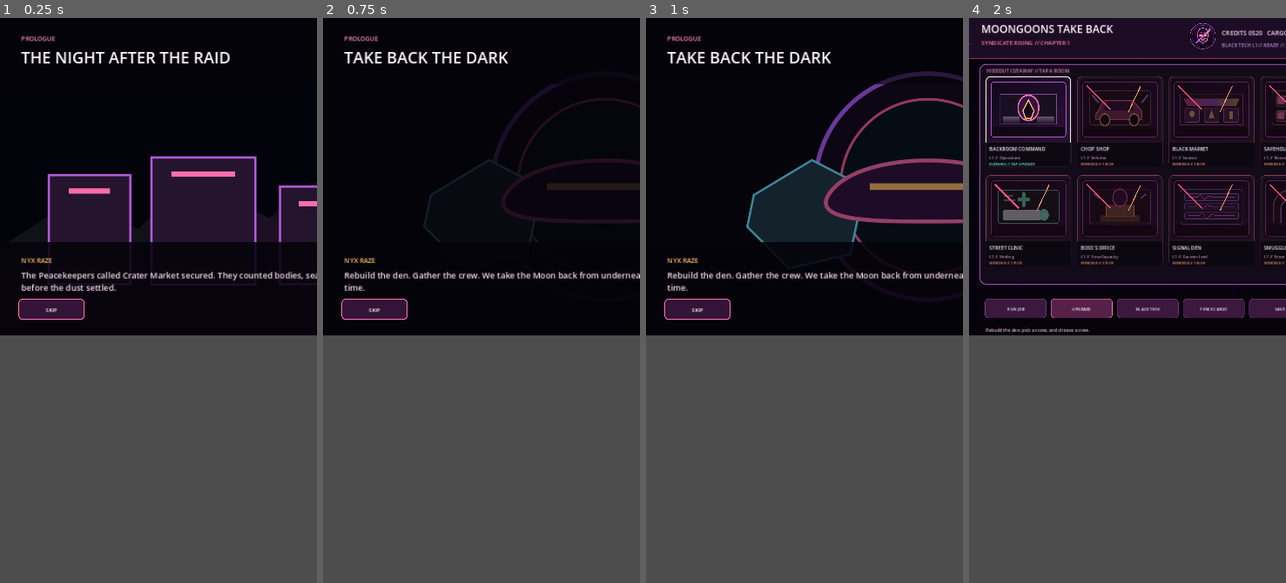
Above: before the commit, frames 1-4 (left to right).
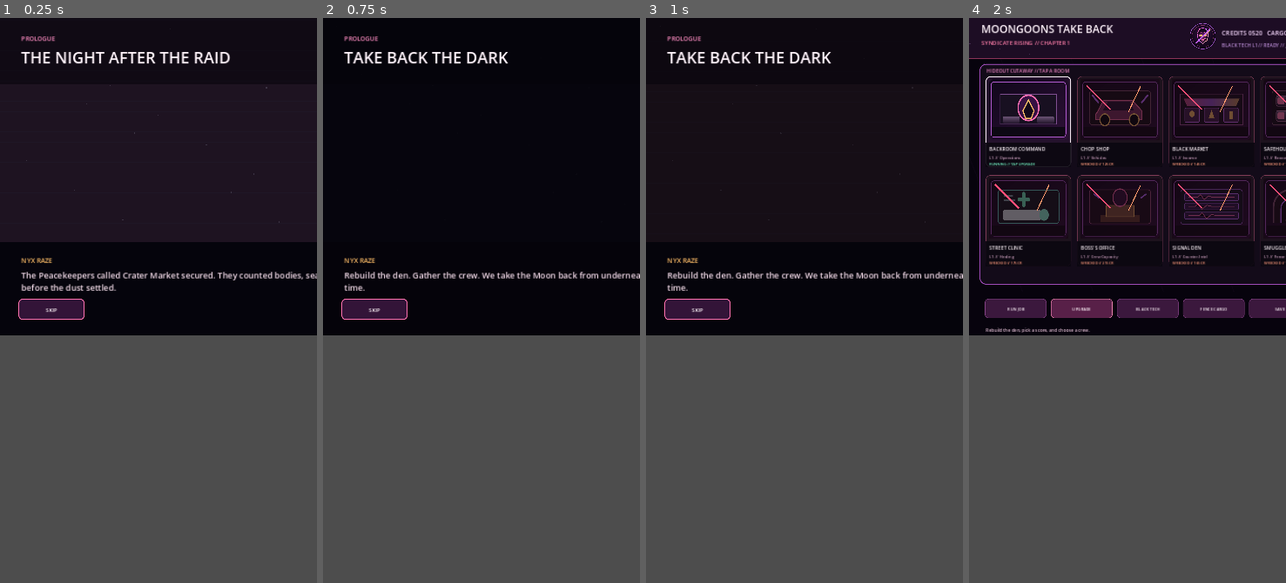
Above: after the commit, the same moments.

Repository: POTD725/MoonGoons-Take-Back
Game: Godot game, scene res://scenes/SyndicateCutscene.tscn
Two runs of this game, one before a commit and one after it. Both use one fixed random seed, a clock stepped at 60 frames per second and the inputs below. This scene is started directly instead of the project's main scene.
Inputs (mouse positions are in pixels of both pictures, inside the frame that each line leads up to):
- Up to frame 1 (0.25 s): no input
- Up to frame 2 (0.75 s): tap Enter at 0.5 s; move the mouse to (551, 272) at 0.52 s; hold D from 0.53 s (still down); tap Q at 0.6 s; click (551, 272) at 0.67 s
- Up to frame 3 (1 s): keep holding D; tap Space at 0.77 s
- Up to frame 4 (2 s): release D at 1.25 s; drag from (1064, 328) to (1111, 413) at 1.27 s

The runs differ from the first frame. In frame 1, 19% of the frame differs, in the area x 0-100%, y 1-40%; in frame 2, 1.5%; in frame 3, 2.2%; in frame 4, nothing differs.

Commit message:
Match Syndicate cutscenes to the new station artwork

Diff:
--- a/scripts/syndicate_cutscene.gd
+++ b/scripts/syndicate_cutscene.gd
@@ -1,22 +1,27 @@
 extends Node2D
-## Illustrated story cutscenes for Syndicate Rising.
+## Shared MoonGoons story cutscenes using the same approved orbital-station
+## artwork, lighting, parallax, and transition language as Take Back.
 
-const VIEW: Vector2 = Vector2(1280.0, 720.0)
-const PANELS: Array[Texture2D] = [
-	preload("res://assets/syndicate/cutscenes/crater_market_falls.svg"),
-	preload("res://assets/syndicate/cutscenes/ghost_key_network.svg"),
-	preload("res://assets/syndicate/cutscenes/take_back_dark.svg")
+const VIEW := Vector2(1280.0, 720.0)
+const PANEL_PATHS: Array[String] = [
+	"res://assets/generated/cinematics/crater_market_blackout.svg",
+	"res://assets/generated/cinematics/ghost_key_heist.svg",
+	"res://assets/generated/cinematics/syndicate_assault.svg",
+	"res://assets/generated/cinematics/victory_reclaim.svg"
 ]
 
+var panels: Array[Texture2D] = []
 var cutscene_id: String = "prologue"
 var frames: Array[Dictionary] = []
 var frame_index: int = 0
 var frame_clock: float = 0.0
 var transition: float = 1.0
-var button_next: Rect2 = Rect2(1018.0, 636.0, 218.0, 48.0)
-var button_skip: Rect2 = Rect2(42.0, 636.0, 150.0, 48.0)
+var button_next := Rect2(1018.0, 636.0, 218.0, 48.0)
+var button_skip := Rect2(42.0, 636.0, 150.0, 48.0)
 
 func _ready() -> void:
+	for path: String in PANEL_PATHS:
+		panels.append(load(path) as Texture2D)
 	cutscene_id = SyndicateState.pending_cutscene
 	if cutscene_id.is_empty():
 		cutscene_id = "prologue" if not SyndicateState.intro_seen else "ghost_key"
@@ -33,14 +38,14 @@
 	queue_redraw()
 
 func _input(event: InputEvent) -> void:
-	var position: Vector2 = Vector2.ZERO
-	var pressed: bool = false
+	var position := Vector2.ZERO
+	var pressed := false
 	if event is InputEventMouseButton:
-		var mouse_event: InputEventMouseButton = event as InputEventMouseButton
+		var mouse_event := event as InputEventMouseButton
 		position = mouse_event.position
 		pressed = mouse_event.button_index == MOUSE_BUTTON_LEFT and mouse_event.pressed
 	elif event is InputEventScreenTouch:
-		var touch_event: InputEventScreenTouch = event as InputEventScreenTouch
+		var touch_event := event as InputEventScreenTouch
 		position = touch_event.position
 		pressed = touch_event.pressed
 	if not pressed:
@@ -73,32 +78,70 @@
 	if frames.is_empty():
 		return
 	var frame: Dictionary = frames[clampi(frame_index, 0, frames.size() - 1)]
-	var panel_index: int = int(frame.get("panel", 0))
-	draw_texture_rect(PANELS[clampi(panel_index, 0, PANELS.size() - 1)], Rect2(Vector2.ZERO, VIEW), false)
-	draw_rect(Rect2(0.0, 0.0, VIEW.x, 150.0), Color("05030a", 0.62), true)
-	draw_rect(Rect2(0.0, 508.0, VIEW.x, 212.0), Color("05030a", 0.88), true)
-	draw_rect(Rect2(Vector2.ZERO, VIEW), Color("05030a", 1.0 - transition), true)
-	var chapter: String = String(frame.get("chapter", "SYNDICATE RISING"))
-	var title: String = String(frame.get("title", "THE DARK SIDE"))
-	var speaker: String = String(frame.get("speaker", "NYX RAZE"))
-	var text: String = String(frame.get("text", ""))
+	var panel_index := clampi(int(frame.get("panel", 0)), 0, panels.size() - 1)
+	_draw_panel_art(panel_index)
+	_draw_motion(panel_index)
+	draw_rect(Rect2(0.0, 0.0, VIEW.x, 150.0), Color("05030a", 0.54), true)
+	draw_rect(Rect2(0.0, 508.0, VIEW.x, 212.0), Color("05030a", 0.91), true)
+	if transition < 1.0:
+		draw_rect(Rect2(Vector2.ZERO, VIEW), Color("05030a", 1.0 - transition), true)
+	var chapter := String(frame.get("chapter", "SYNDICATE RISING"))
+	var title := String(frame.get("title", "THE DARK SIDE"))
+	var speaker := String(frame.get("speaker", "NYX RAZE"))
+	var text := String(frame.get("text", ""))
 	draw_string(ThemeDB.fallback_font, Vector2(48.0, 52.0), chapter, HORIZONTAL_ALIGNMENT_LEFT, 700.0, 14, Color("ff8dc3"))
 	draw_string(ThemeDB.fallback_font, Vector2(48.0, 103.0), title, HORIZONTAL_ALIGNMENT_LEFT, 1040.0, 36, Color("fff4fb"))
 	draw_string(ThemeDB.fallback_font, Vector2(48.0, 555.0), speaker, HORIZONTAL_ALIGNMENT_LEFT, 300.0, 15, Color("ffbe68"))
 	_draw_wrapped_text(text, Vector2(48.0, 590.0), 890.0, 19, Color("f4dce9"))
-	var progress: String = "%d / %d" % [frame_index + 1, frames.size()]
+	var progress := "%d / %d" % [frame_index + 1, frames.size()]
 	draw_string(ThemeDB.fallback_font, Vector2(913.0, 555.0), progress, HORIZONTAL_ALIGNMENT_RIGHT, 300.0, 12, Color("b38ca7"))
 	_draw_button(button_skip, "SKIP")
 	_draw_button(button_next, "CONTINUE" if frame_index < frames.size() - 1 else "ENTER HIDEOUT")
 
+func _draw_panel_art(panel_index: int) -> void:
+	var texture: Texture2D = panels[panel_index] if panel_index < panels.size() else null
+	if texture == null:
+		draw_rect(Rect2(Vector2.ZERO, VIEW), Color("071522"), true)
+		return
+	var zoom := 1.03 + sin(frame_clock * 0.14) * 0.012
+	var render_size := VIEW * zoom
+	var drift := Vector2(sin(frame_clock * 0.22) * 18.0, cos(frame_clock * 0.16) * 8.0)
+	if panel_index == 2:
+		drift += Vector2(sin(frame_clock * 8.0) * 4.0, cos(frame_clock * 7.0) * 3.0)
+	draw_texture_rect(texture, Rect2((VIEW - render_size) * 0.5 + drift, render_size), false)
+
+func _draw_motion(panel_index: int) -> void:
+	for index in range(34):
+		var x := fmod(float(index * 109 + 31) + frame_clock * (3.0 + index % 5), VIEW.x)
+		var y := fmod(float(index * 67 + 19), 500.0)
+		draw_circle(Vector2(x, y), 0.8 + index % 3 * 0.45, Color(0.78, 0.92, 1.0, 0.18))
+	if panel_index == 0:
+		var alarm := maxf(0.0, sin(frame_clock * 5.2)) * 0.13
+		draw_rect(Rect2(0.0, 0.0, VIEW.x, 508.0), Color(0.75, 0.02, 0.10, alarm), true)
+	elif panel_index == 1:
+		for ring in range(5):
+			var radius := 50.0 + ring * 32.0 + fmod(frame_clock * 16.0, 32.0)
+			draw_arc(Vector2(640.0, 330.0), radius, 0.0, TAU, 56, Color(0.95, 0.34, 0.70, 0.18), 2.0)
+	elif panel_index == 2:
+		var flash := maxf(0.0, sin(frame_clock * 4.1)) * 0.12
+		draw_rect(Rect2(0.0, 0.0, VIEW.x, 508.0), Color(1.0, 0.12, 0.08, flash), true)
+	elif panel_index == 3:
+		for index in range(18):
+			var px := 100.0 + fmod(index * 149.0 + frame_clock * 7.0, 1080.0)
+			var py := 80.0 + fmod(index * 83.0, 390.0)
+			draw_circle(Vector2(px, py), 1.4, Color("ffd477", 0.42))
+	for index in range(23):
+		var scan_y := fmod(float(index * 23) + frame_clock * 20.0, 508.0)
+		draw_line(Vector2(0.0, scan_y), Vector2(VIEW.x, scan_y), Color(0.35, 0.70, 1.0, 0.025), 1.0)
+
 func _draw_wrapped_text(text: String, origin: Vector2, width: float, font_size: int, color: Color) -> void:
-	var words: PackedStringArray = text.split(" ")
-	var line: String = ""
-	var y: float = origin.y
+	var words := text.split(" ")
+	var line := ""
+	var y := origin.y
 	for word: String in words:
-		var candidate: String = word if line.is_empty() else line + " " + word
-		var size: Vector2 = ThemeDB.fallback_font.get_string_size(candidate, HORIZONTAL_ALIGNMENT_LEFT, -1.0, font_size)
-		if size.x > width and not line.is_empty():
+		var candidate := word if line.is_empty() else line + " " + word
+		var text_size := ThemeDB.fallback_font.get_string_size(candidate, HORIZONTAL_ALIGNMENT_LEFT, -1.0, font_size)
+		if text_size.x > width and not line.is_empty():
 			draw_string(ThemeDB.fallback_font, Vector2(origin.x, y), line, HORIZONTAL_ALIGNMENT_LEFT, width, font_size, color)
 			line = word
 			y += float(font_size + 9)
@@ -125,7 +168,7 @@
 			]
 		"finale":
 			return [
-				{"panel": 2, "chapter": "ACT I FINALE", "title": "TAKE BACK THE DARK", "speaker": "NYX RAZE", "text": "Eclipse Tower carries our signal now. The law still owns the daylight shifts. The night belongs to everyone they tried to erase."},
+				{"panel": 3, "chapter": "ACT I FINALE", "title": "TAKE BACK THE DARK", "speaker": "NYX RAZE", "text": "Eclipse Tower carries our signal now. The law still owns the daylight shifts. The night belongs to everyone they tried to erase."},
 				{"panel": 1, "chapter": "ACT II TEASER", "title": "SOMETHING ANSWERS BELOW", "speaker": "VOX-13", "text": "Boss, the tower is receiving a transmission from beneath the oldest crater. It is not Peacekeeper. It is not Syndicate either."}
 			]
 		_:
@@ -136,7 +179,7 @@
 			]
 
 func _panel_style(fill: Color, border: Color, width: int, radius: int) -> StyleBoxFlat:
-	var style: StyleBoxFlat = StyleBoxFlat.new()
+	var style := StyleBoxFlat.new()
 	style.bg_color = fill
 	style.border_color = border
 	style.set_border_width_all(width)
